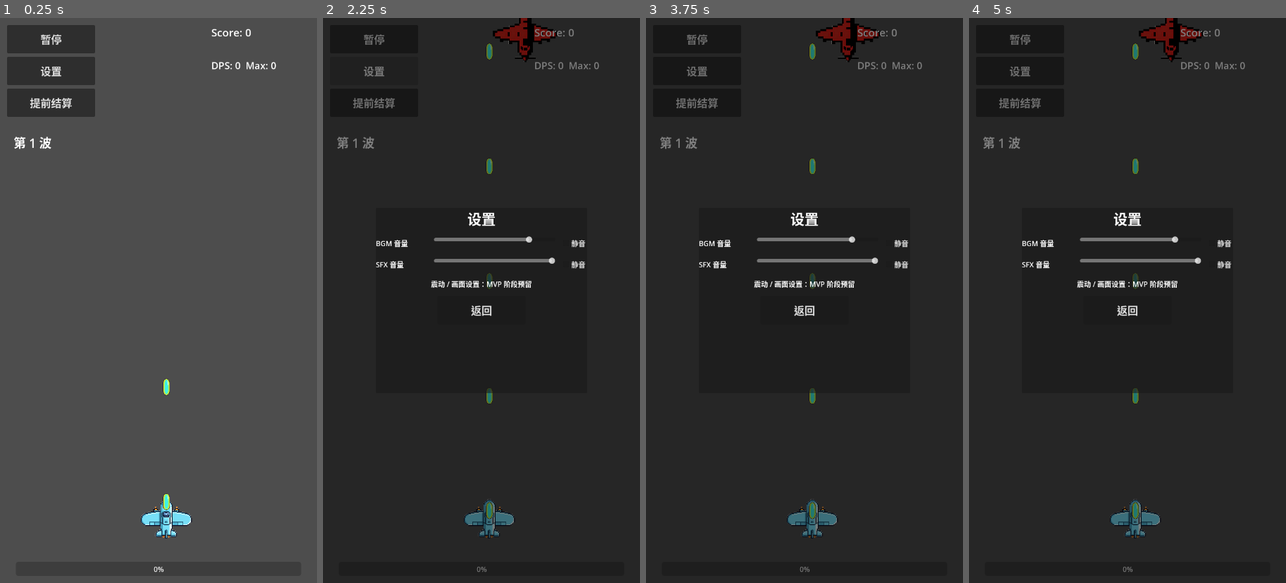
Above: before the commit, frames 1-4 (left to right).
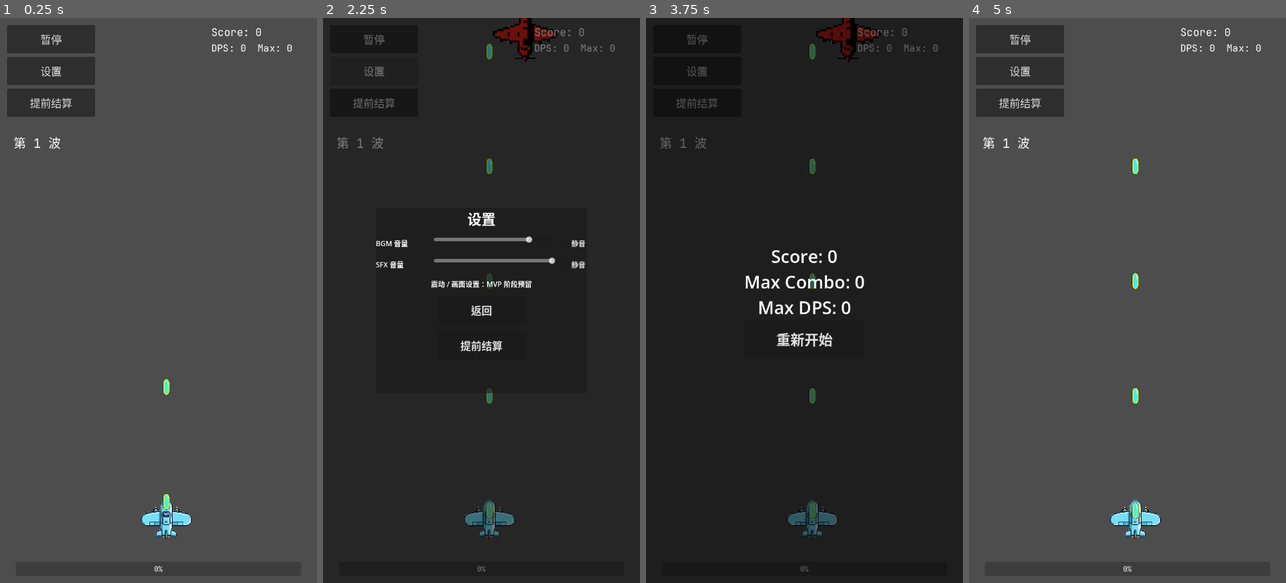
Above: after the commit, the same moments.

Repository: qingzhixing/plane-war
Game: Godot game, scene res://scenes/Main.tscn
The game is run twice, just before and just after one commit, with the same random seed, the same clock (stepped at 60 frames per second) and the same inputs. Sound files missing from this copy of the repository are replaced by a short silence.
Inputs (mouse positions are in pixels of both pictures, inside the frame that each line leads up to):
- Up to frame 1 (0.25 s): no input
- Up to frame 2 (2.25 s): click "暂停" at 0.5 s; click "继续" at 1.25 s; click "设置" at 2 s
- Up to frame 3 (3.75 s): click "提前结算" at 2.75 s; click "提前结算" at 3.5 s
- Up to frame 4 (5 s): click (1127, 340) at 4.25 s, where only the run after the commit has a clickable "重新开始"

The runs differ from the first frame. In frame 1, 0.7% of the frame differs, in the area x 4-92%, y 1-99%; in frame 2, 0.7%; in frame 3, 3.0%; in frame 4, 96%, in the area x 0-100%, y 0-100%.

Commit message:
🎨 UI: 绑定 HUD 全局节点并统一字体
Made-with: Cursor

Diff:
--- /dev/null
+++ b/assets/theme/default_ui_theme.tres
@@ -0,0 +1,6 @@
+[gd_resource type="Theme" load_steps=2 format=3]
+
+[ext_resource type="FontFile" path="res://assets/font/JetBrainsMono[wght].ttf" id="1"]
+
+[resource]
+default_font = ExtResource("1")
--- a/project.godot
+++ b/project.godot
@@ -8,11 +8,15 @@
 
 config_version=5
 
+[animation]
+
+compatibility/default_parent_skeleton_in_mesh_instance_3d=true
+
 [application]
 
 config/name="plane-war"
 run/main_scene="uid://btv236w48os2y"
-config/features=PackedStringArray("4.5", "Mobile")
+config/features=PackedStringArray("4.6", "Mobile")
 config/icon="res://icon.svg"
 
 [autoload]
--- a/scenes/Main.tscn
+++ b/scenes/Main.tscn
@@ -10,28 +10,30 @@
 [ext_resource type="Script" uid="uid://dy5ravijjpxn0" path="res://scripts/settings_ui.gd" id="8_settings_ui"]
 [ext_resource type="PackedScene" uid="uid://enemyelite01" path="res://scenes/enemies/EnemyElite01.tscn" id="9_enemy_elite"]
 [ext_resource type="Script" uid="uid://blvlemxi3ji3w" path="res://scripts/boss_hud.gd" id="10_boss_hud"]
+[ext_resource type="Theme" path="res://assets/theme/default_ui_theme.tres" id="11_ui_theme"]
 
-[node name="Main" type="Node2D"]
+[node name="Main" type="Node2D" unique_id=1713390434]
 script = ExtResource("6_main")
 
-[node name="Player" parent="." instance=ExtResource("1_elqb8")]
+[node name="Player" parent="." unique_id=1802700737 instance=ExtResource("1_elqb8")]
 position = Vector2(378, 1136)
 
-[node name="EnemySpawner" type="Node2D" parent="."]
+[node name="EnemySpawner" type="Node2D" parent="." unique_id=406994034]
 position = Vector2(541, 282)
 script = ExtResource("3_spawner")
 enemy_scene = ExtResource("2_enemy")
 enemy_scene_elite = ExtResource("9_enemy_elite")
 
-[node name="Timer" type="Timer" parent="EnemySpawner"]
+[node name="Timer" type="Timer" parent="EnemySpawner" unique_id=2032949683]
 autostart = true
 
-[node name="HUD" type="CanvasLayer" parent="."]
+[node name="HUD" type="CanvasLayer" parent="." unique_id=1215533867]
 process_mode = 3
 script = ExtResource("4_hud")
 player_path = NodePath("../Player")
 
-[node name="Root" type="Control" parent="HUD"]
+[node name="Root" type="Control" parent="HUD" unique_id=1325487772]
+theme = ExtResource("11_ui_theme")
 layout_mode = 3
 anchors_preset = 15
 anchor_right = 1.0
@@ -40,7 +42,8 @@
 grow_vertical = 2
 mouse_filter = 2
 
-[node name="ExpBar" type="ProgressBar" parent="HUD/Root"]
+[node name="ExpBar" type="ProgressBar" parent="HUD/Root" unique_id=1904624421]
+unique_name_in_owner = true
 layout_mode = 0
 anchor_left = 0.05
 anchor_top = 1.0
@@ -50,7 +53,8 @@
 offset_bottom = -16.0
 max_value = 1.0
 
-[node name="WaveLabel" type="Label" parent="HUD/Root"]
+[node name="WaveLabel" type="Label" parent="HUD/Root" unique_id=1566627949]
+unique_name_in_owner = true
 layout_mode = 0
 offset_left = 31.0
 offset_top = 261.0
@@ -59,7 +63,7 @@
 theme_override_font_sizes/font_size = 28
 text = "第 1 波"
 
-[node name="TopLeftButtons" type="VBoxContainer" parent="HUD/Root"]
+[node name="TopLeftButtons" type="VBoxContainer" parent="HUD/Root" unique_id=1840417451]
 layout_mode = 0
 offset_left = 16.0
 offset_top = 16.0
@@ -67,51 +71,63 @@
 offset_bottom = 260.0
 theme_override_constants/separation = 8
 
-[node name="PauseButton" type="Button" parent="HUD/Root/TopLeftButtons"]
+[node name="PauseButton" type="Button" parent="HUD/Root/TopLeftButtons" unique_id=484967350]
+unique_name_in_owner = true
 custom_minimum_size = Vector2(160, 64)
 layout_mode = 2
 theme_override_font_sizes/font_size = 24
 text = "暂停"
 
-[node name="SettingsButton" type="Button" parent="HUD/Root/TopLeftButtons"]
+[node name="SettingsButton" type="Button" parent="HUD/Root/TopLeftButtons" unique_id=626905230]
+unique_name_in_owner = true
 custom_minimum_size = Vector2(160, 64)
 layout_mode = 2
 theme_override_font_sizes/font_size = 24
 text = "设置"
 
-[node name="EndRunButton" type="Button" parent="HUD/Root/TopLeftButtons"]
+[node name="EndRunButton" type="Button" parent="HUD/Root/TopLeftButtons" unique_id=2053006386]
+unique_name_in_owner = true
 custom_minimum_size = Vector2(200, 64)
 layout_mode = 2
 theme_override_font_sizes/font_size = 24
 text = "提前结算"
 
-[node name="TopRightVBox" type="VBoxContainer" parent="HUD/Root"]
+[node name="TopRightVBox" type="VBoxContainer" parent="HUD/Root" unique_id=2115451006]
 layout_mode = 0
 offset_left = 480.0
 offset_top = 16.0
 offset_right = 720.0
 offset_bottom = 220.0
 
-[node name="ScoreLabel" type="Label" parent="HUD/Root/TopRightVBox"]
+[node name="ScoreLabel" type="Label" parent="HUD/Root/TopRightVBox" unique_id=268481878]
+unique_name_in_owner = true
 layout_mode = 2
 theme_override_font_sizes/font_size = 24
 text = "Score: 0"
 
-[node name="ComboLabel" type="Label" parent="HUD/Root/TopRightVBox"]
-layout_mode = 2
-theme_override_font_sizes/font_size = 24
-
-[node name="DpsLabel" type="Label" parent="HUD/Root/TopRightVBox"]
+[node name="DpsLabel" type="Label" parent="HUD/Root/TopRightVBox" unique_id=1153599571]
+unique_name_in_owner = true
 layout_mode = 2
 theme_override_font_sizes/font_size = 22
 text = "DPS: 0  Max: 0"
 
-[node name="GameOver" type="CanvasLayer" parent="."]
+[node name="ComboLabel" type="Label" parent="HUD/Root" unique_id=1529816770]
+unique_name_in_owner = true
+layout_mode = 0
+offset_left = 403.0
+offset_top = 216.0
+offset_right = 718.0
+offset_bottom = 294.0
+theme_override_font_sizes/font_size = 48
+text = "Combo: XXX"
+
+[node name="GameOver" type="CanvasLayer" parent="." unique_id=78857837]
 process_mode = 3
 script = ExtResource("5_game_over")
 player_path = NodePath("../Player")
 
-[node name="Root" type="Control" parent="GameOver"]
+[node name="Root" type="Control" parent="GameOver" unique_id=222543225]
+unique_name_in_owner = true
 visible = false
 layout_mode = 3
 anchors_preset = 15
@@ -121,7 +137,7 @@
 grow_vertical = 2
 mouse_filter = 2
 
-[node name="Panel" type="ColorRect" parent="GameOver/Root"]
+[node name="Panel" type="ColorRect" parent="GameOver/Root" unique_id=2095839253]
 layout_mode = 1
 anchors_preset = 15
 anchor_right = 1.0
@@ -130,7 +146,7 @@
 grow_vertical = 2
 color = Color(0, 0, 0, 0.6)
 
-[node name="Center" type="CenterContainer" parent="GameOver/Root"]
+[node name="Center" type="CenterContainer" parent="GameOver/Root" unique_id=2119442220]
 layout_mode = 1
 anchors_preset = 15
 anchor_right = 1.0
@@ -138,29 +154,35 @@
 grow_horizontal = 2
 grow_vertical = 2
 
-[node name="VBox" type="VBoxContainer" parent="GameOver/Root/Center"]
+[node name="VBox" type="VBoxContainer" parent="GameOver/Root/Center" unique_id=646404208]
+unique_name_in_owner = true
 layout_mode = 2
 mouse_filter = 2
 alignment = 1
 
-[node name="Label" type="Label" parent="GameOver/Root/Center/VBox"]
+[node name="Label" type="Label" parent="GameOver/Root/Center/VBox" unique_id=121312298]
+unique_name_in_owner = true
+theme_override_font_sizes/font_size = 40
 layout_mode = 2
 text = "You Dead!"
 horizontal_alignment = 1
 
-[node name="RestartButton" type="Button" parent="GameOver/Root/Center/VBox"]
+[node name="RestartButton" type="Button" parent="GameOver/Root/Center/VBox" unique_id=676963160]
+unique_name_in_owner = true
+custom_minimum_size = Vector2(260, 80)
+theme_override_font_sizes/font_size = 32
 layout_mode = 2
 text = "重新开始"
 
-[node name="UpgradeUI" type="CanvasLayer" parent="."]
+[node name="UpgradeUI" type="CanvasLayer" parent="." unique_id=1043995664]
 process_mode = 3
 script = ExtResource("7_upgrade_ui")
 
-[node name="SettingsUI" type="CanvasLayer" parent="."]
+[node name="SettingsUI" type="CanvasLayer" parent="." unique_id=317848371]
 process_mode = 3
 script = ExtResource("8_settings_ui")
 
-[node name="BossHUD" type="CanvasLayer" parent="."]
+[node name="BossHUD" type="CanvasLayer" parent="." unique_id=426736218]
 process_mode = 3
 script = ExtResource("10_boss_hud")
 
--- a/scenes/MainMenu.tscn
+++ b/scenes/MainMenu.tscn
@@ -1,9 +1,11 @@
-[gd_scene load_steps=3 format=3 uid="uid://mainmenu"]
+[gd_scene load_steps=4 format=3 uid="uid://mainmenu"]
 
 [ext_resource type="Script" path="res://scripts/main_menu.gd" id="1_script"]
 [ext_resource type="Script" path="res://scripts/settings_ui.gd" id="2_settings"]
+[ext_resource type="Theme" path="res://assets/theme/default_ui_theme.tres" id="3_ui_theme"]
 
 [node name="MainMenuRoot" type="Control"]
+theme = ExtResource("3_ui_theme")
 script = ExtResource("1_script")
 
 [node name="SettingsUI" type="CanvasLayer" parent="."]
--- a/scripts/hud.gd
+++ b/scripts/hud.gd
@@ -4,32 +4,24 @@
 
 var _player: Node = null
 var _main: Node = null
-var _wave_label: Label
-var _exp_bar: ProgressBar
-var _pause_button: Button
-var _settings_button: Button
 var _is_paused: bool = false
-var _score_label: Label
-var _combo_label: Label
-var _dps_label: Label
-var _end_run_button: Button
+
+@onready var _wave_label: Label = %WaveLabel
+@onready var _exp_bar: ProgressBar = %ExpBar
+@onready var _pause_button: Button = %PauseButton
+@onready var _settings_button: Button = %SettingsButton
+@onready var _end_run_button: Button = %EndRunButton
+@onready var _score_label: Label = %ScoreLabel
+@onready var _combo_label: Label = %ComboLabel
+@onready var _dps_label: Label = %DpsLabel
+
 
 func _ready() -> void:
 	if player_path != NodePath(""):
 		_player = get_node(player_path)
 	_main = get_parent()
 
-	# 分数 / 连击 / DPS 标签（从场景中获取，不再动态创建）
-	var top_right := $Root.get_node_or_null("TopRightVBox")
-	if top_right is VBoxContainer:
-		_score_label = top_right.get_node_or_null("ScoreLabel")
-		_combo_label = top_right.get_node_or_null("ComboLabel")
-		_dps_label = top_right.get_node_or_null("DpsLabel")
-	else:
-		_score_label = $Root.get_node_or_null("ScoreLabel")
-		_combo_label = $Root.get_node_or_null("ComboLabel")
-		_dps_label = $Root.get_node_or_null("DpsLabel")
-
+	# HUD 文本仅展示信息，不拦截输入
 	if _score_label != null:
 		_score_label.mouse_filter = Control.MOUSE_FILTER_IGNORE
 	if _combo_label != null:
@@ -37,29 +29,15 @@
 	if _dps_label != null:
 		_dps_label.mouse_filter = Control.MOUSE_FILTER_IGNORE
 
-	# 波次
-	_wave_label = $Root/WaveLabel
-	_wave_label.mouse_filter = Control.MOUSE_FILTER_IGNORE
+	if _wave_label != null:
+		_wave_label.mouse_filter = Control.MOUSE_FILTER_IGNORE
 
-	# 经验条
-	_exp_bar = $Root/ExpBar
-	_exp_bar.mouse_filter = Control.MOUSE_FILTER_IGNORE
-	_exp_bar.max_value = 1.0
-
-	# 左上按钮区域（暂停 / 设置 / 提前结算）
-	var buttons_root := $Root.get_node_or_null("TopLeftButtons")
-	if buttons_root is VBoxContainer:
-		_pause_button = buttons_root.get_node_or_null("PauseButton")
-		_settings_button = buttons_root.get_node_or_null("SettingsButton")
-		_end_run_button = buttons_root.get_node_or_null("EndRunButton")
-	else:
-		_pause_button = $Root.get_node_or_null("PauseButton")
-		_settings_button = $Root.get_node_or_null("SettingsButton")
-		_end_run_button = $Root.get_node_or_null("EndRunButton")
+	if _exp_bar != null:
+		_exp_bar.mouse_filter = Control.MOUSE_FILTER_IGNORE
+		_exp_bar.max_value = 1.0
 
 	# 暂停按钮：始终可点，用于切换树的暂停状态
 	if _pause_button != null:
-		# 按钮需要拦截鼠标事件，保持默认（STOP），否则点不到
 		_pause_button.pressed.connect(_on_pause_button_pressed)
 		_update_pause_button_text()
 
--- a/scripts/settings_ui.gd
+++ b/scripts/settings_ui.gd
@@ -117,6 +117,15 @@
 	_close_button.pressed.connect(_on_close_pressed)
 	vbox.add_child(_close_button)
 
+	# 提前结算按钮（局内可从设置中直接结束本局）
+	var end_run_button := Button.new()
+	end_run_button.text = "提前结算"
+	end_run_button.custom_minimum_size = Vector2(200, 64)
+	end_run_button.size_flags_horizontal = Control.SIZE_SHRINK_CENTER
+	end_run_button.add_theme_font_size_override("font_size", 24)
+	end_run_button.pressed.connect(_on_end_run_pressed)
+	vbox.add_child(end_run_button)
+
 
 func show_settings() -> void:
 	_is_from_menu = false
@@ -136,6 +145,14 @@
 	else:
 		visible = false
 		get_tree().paused = _was_paused_before
+
+
+func _on_end_run_pressed() -> void:
+	# 从设置面板触发与 HUD “提前结算” 一致的行为
+	var game_over := get_tree().get_first_node_in_group("game_over_ui")
+	if game_over != null and game_over.has_method("show_game_over"):
+		visible = false
+		game_over.show_game_over()
 
 
 func _get_audio_manager() -> Node:
Not shown, changed: export_presets.cfg
Not shown: 1 places in scenes/Main.tscn that only renumber resources
Not shown, changed: docs/gdd/sections/08_ui_ux.md
Not shown, changed: docs/gdd/sections/11_art_and_assets.md
